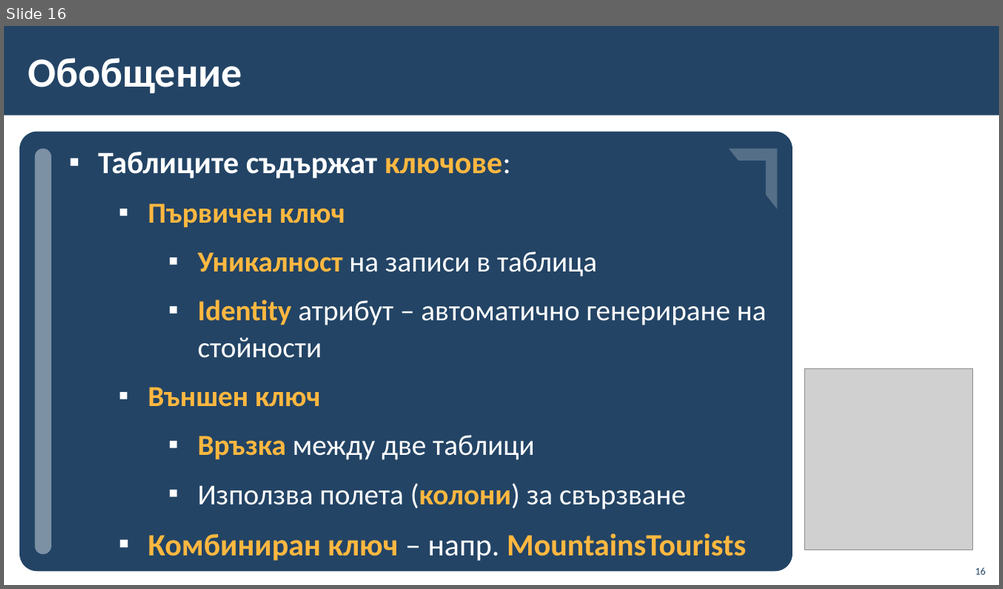
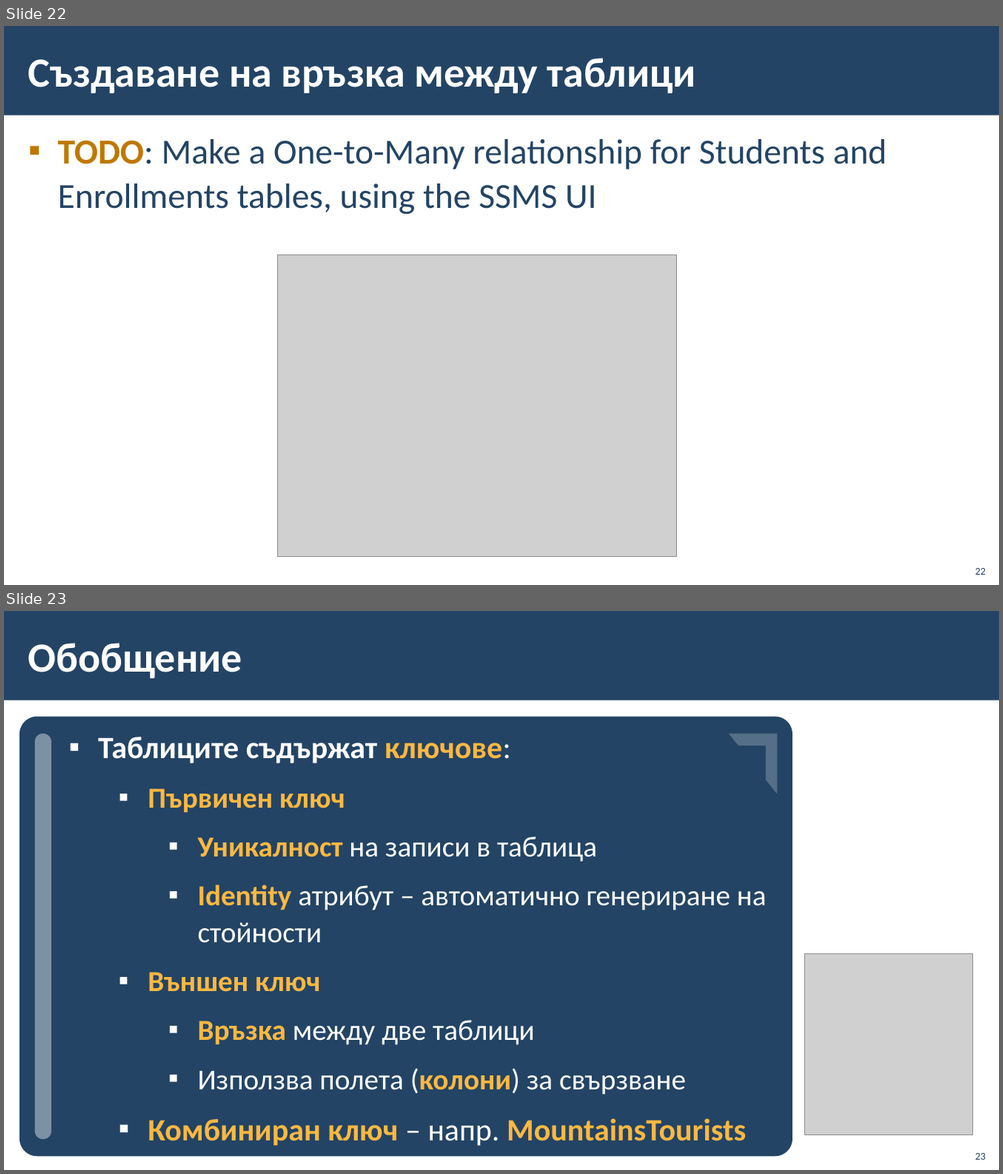
Before and after one commit to BG-IT-Edu/School-Programming, a slide deck: Courses/Software-Sciences/Module-3-Databases-New/07-Modeling-Databases/06-Modeling-Databases.pptx. Shown one above the other, each under a label of ours: slide 16 before the commit, slides 22 and 23 after it. The pictures are 1003x589 and 1003x1174 pixels, drawn with LibreOffice and Linux fonts; fonts in the diff are those of the drawing; grey boxes stand for pictures; background and template pictures are left out. Boxes give left, top, right and bottom in pixels: in the first picture for what was removed or moved away, otherwise in the second. Text is boxed around its words. In the diff, an @@ line names an element or a change of style, - is before the commit and + after.

Commit message:
Adding guide on how to create tables in SSMS

```diff
--- a/Courses/Software-Sciences/Module-3-Databases-New/07-Modeling-Databases/06-Modeling-Databases.pptx
+++ b/Courses/Software-Sciences/Module-3-Databases-New/07-Modeling-Databases/06-Modeling-Databases.pptx
@@ slide 22 added at bbox=[4, 26, 999, 585], background #FFFFFF; not listed: 1 template element that a slide beside it also shows @@
@@ title added at bbox=[28, 58, 696, 93], 40 pt, text #FFFFFF, bold @@
+Създаване на връзка между таблици
@@ text added at bbox=[58, 139, 887, 214], 34 pt, text #234465 @@
+▪ TODO: Make a One-to-Many relationship for Students and Enrollments tables, using the SSMS UI
@@ picture added at bbox=[277, 255, 676, 557] @@
@@ page number added at bbox=[975, 568, 985, 575], 10 pt, text #234465 @@
+22
@@ what was slide 16 is now slide 23 @@
@@ page number at bbox=[975, 1153, 985, 1160]: text changed @@
-16
+23
```
Also in this commit, not shown: 2 slides changed, 6 other slides added.
